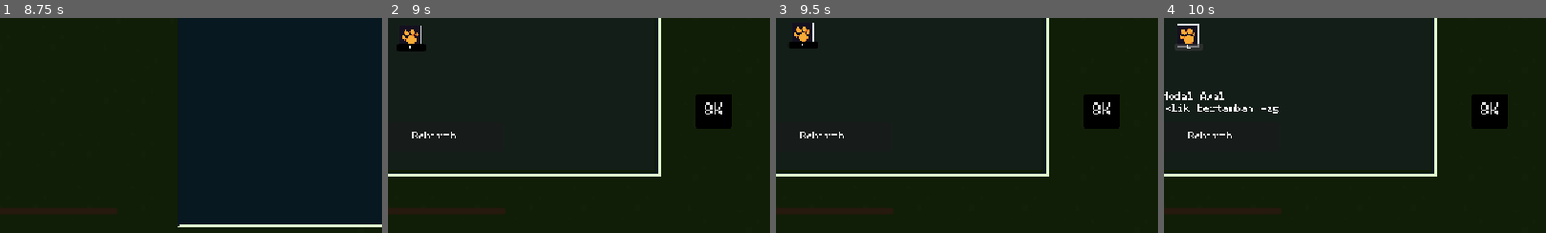
Above: before the commit, frames 1-4 (left to right).
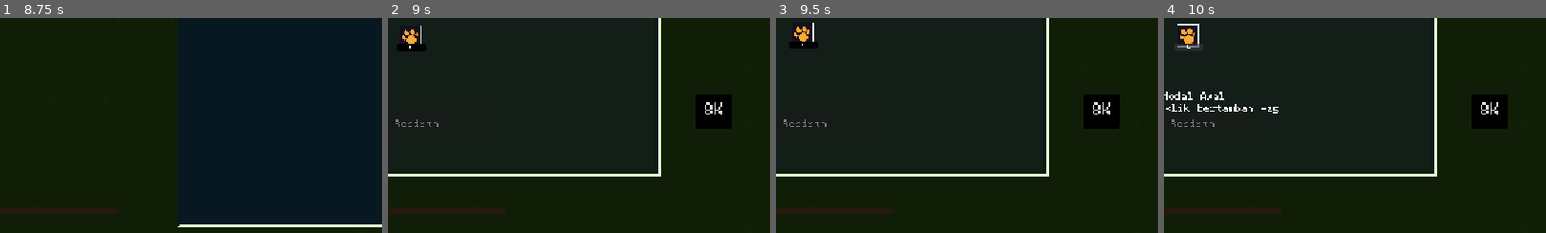
Above: after the commit, the same moments.

Repository: azizul987/Sawit-io
Game: Godot game, scene res://Scene/MainMenui.tscn
Same seed, same stepped clock (60 frames per second), same inputs: the game is played once before the commit and once after it. Sound files missing from this copy of the repository are replaced by a short silence.
Inputs (mouse positions are % of the whole screen's width and height, from its top left):
- Up to frame 1 (8.75 s): click "Mulai" at 0.5 s; tap Enter at 1.25 s; drag from (88, 82) to (80, 63) at 1.27 s; click "Tambah" at 2 s; click "Kembali" at 2.75 s; click "Mulai" at 3.5 s; drag from (85, 70) to (79, 52) at 4.27 s; move the mouse to (85, 70) at 5.02 s; hold Right (ui_right) 5.03-5.75 s; hold Q (zoom_in) 5.03-5.75 s; click (85, 70) at 5.17 s; click "Load" at 5.75 s; click "299" at 6.5 s; click "1K" at 7.25 s; click "8K" at 8 s
- Up to frame 2 (9 s): click (7, 12) at 8.75 s
- Up to frame 3 (9.5 s): no input
- Up to frame 4 (10 s): click "1" at 9.5 s
The pictures show only the part of the screen within x 46-96%, y 50-100%; the shares and areas given below are measured in that part.

Frame 1 is identical in both runs. In frame 2, 0.2% of the frame differs, in the area x 2-18%, y 47-56%; in frame 3, 0.2%; in frame 4, 0.2%.

Commit message:
add konfir button in rebitrh

Diff:
--- a/Ui/skill_tree_ui.gd
+++ b/Ui/skill_tree_ui.gd
@@ -2,6 +2,10 @@
 
 @onready var rebirth_point_label: Label = $CanvasLayer/MarginContainer/RebirthPointLabel
 @onready var deskripsi_skill_perlevel: Label = $CanvasLayer/Deskripsi_Skill_Perlevel
+@onready var rebirth_btn: Button = $CanvasLayer/Rebirth
+
+var _skill_canvas: Control
+@onready var _konfirmasi_panel: PanelContainer = $CanvasLayer/KonfirmasiPanel
 
 func _ready() -> void:
 	visibility_changed.connect(func():
@@ -14,13 +18,15 @@
 		$CanvasLayer.visible = visible
 
 	# Sambungkan signal hover dari SkiilCanvas ke label deskripsi
-	var canvas = $"SubViewportContainer/SubViewport/Skill Tree/Canvas/SkiilCanvas"
-	canvas.skill_hovered.connect(func(teks: String):
+	_skill_canvas = $"SubViewportContainer/SubViewport/Skill Tree/Canvas/SkiilCanvas"
+	_skill_canvas.skill_hovered.connect(func(teks: String):
 		deskripsi_skill_perlevel.text = teks
 	)
-	canvas.skill_unhovered.connect(func():
+	_skill_canvas.skill_unhovered.connect(func():
 		deskripsi_skill_perlevel.text = ""
 	)
+
+
 
 func eksekusi_rebirth() -> void:
 	Point.point = 1.0
@@ -47,13 +53,40 @@
 
 	get_tree().reload_current_scene()
 
+func _ada_skill_teralokasi() -> bool:
+	if _skill_canvas == null or _skill_canvas.skill_database == null:
+		return false
+	for sk in _skill_canvas.skill_database.skills:
+		if sk != null and sk.level > 0:
+			return true
+	return false
+
+func _on_rebirth_btn_pressed() -> void:
+	_konfirmasi_panel.visible = true
+
+func _on_konfirmasi_batal() -> void:
+	_konfirmasi_panel.visible = false
+
+func _on_konfirmasi_ya() -> void:
+	_konfirmasi_panel.visible = false
+	eksekusi_rebirth()
+
 func _process(delta: float) -> void:
-	rebirth_point_label.text=str(Point.rebirth_point)
+	rebirth_point_label.text = str(Point.rebirth_point)
+	rebirth_btn.disabled = not _ada_skill_teralokasi()
 
 func _input(event: InputEvent) -> void:
 	if not visible:
 		return
 	if event is InputEventMouseButton and event.pressed and event.button_index == MOUSE_BUTTON_LEFT:
+		# Kalau panel konfirmasi lagi terbuka, klik di luar panel → tutup konfirmasi
+		if _konfirmasi_panel.visible:
+			var konfirmasi_rect = _konfirmasi_panel.get_global_rect()
+			if not konfirmasi_rect.has_point(event.global_position):
+				_on_konfirmasi_batal()
+				get_viewport().set_input_as_handled()
+			return
+		# Kalau panel konfirmasi tutup, klik di luar skill tree → tutup skill tree
 		var panel_rect = $NinePatchRect.get_global_rect()
 		if not panel_rect.has_point(event.global_position):
 			_on_exit_pressed()
--- a/Ui/skill_tree_ui.tscn
+++ b/Ui/skill_tree_ui.tscn
@@ -83,10 +83,17 @@
 vertical_alignment = 1
 
 [node name="Rebirth" type="Button" parent="CanvasLayer" unique_id=1089049639]
-offset_left = 499.0
-offset_top = 480.0
-offset_right = 705.0
-offset_bottom = 525.0
+anchors_preset = 8
+anchor_left = 0.5
+anchor_top = 0.5
+anchor_right = 0.5
+anchor_bottom = 0.5
+offset_left = -103.0
+offset_top = 137.5
+offset_right = 103.0
+offset_bottom = 182.5
+grow_horizontal = 2
+grow_vertical = 2
 text = "Rebirth"
 
 [node name="Deskripsi_Skill_Perlevel" type="Label" parent="CanvasLayer" unique_id=725906494]
@@ -95,6 +102,45 @@
 offset_right = 488.0
 offset_bottom = 451.0
 horizontal_alignment = 1
+
+[node name="KonfirmasiPanel" type="PanelContainer" parent="CanvasLayer" unique_id=111000001]
+visible = false
+anchors_preset = 8
+anchor_left = 0.5
+anchor_top = 0.5
+anchor_right = 0.5
+anchor_bottom = 0.5
+offset_left = -180.0
+offset_top = -90.0
+offset_right = 180.0
+offset_bottom = 90.0
+grow_horizontal = 2
+grow_vertical = 2
+
+[node name="VBoxContainer" type="VBoxContainer" parent="CanvasLayer/KonfirmasiPanel" unique_id=111000002]
+layout_mode = 2
+theme_override_constants/separation = 16
+
+[node name="Label" type="Label" parent="CanvasLayer/KonfirmasiPanel/VBoxContainer" unique_id=111000003]
+layout_mode = 2
+theme_override_constants/outline_size = 0
+text = "Apakah kamu yakin?
+Semua progress akan direset kecuali skill."
+horizontal_alignment = 1
+autowrap_mode = 3
+
+[node name="HBoxContainer" type="HBoxContainer" parent="CanvasLayer/KonfirmasiPanel/VBoxContainer" unique_id=111000004]
+layout_mode = 2
+theme_override_constants/separation = 16
+alignment = 1
+
+[node name="BtnBatal" type="Button" parent="CanvasLayer/KonfirmasiPanel/VBoxContainer/HBoxContainer" unique_id=111000005]
+layout_mode = 2
+text = "Batal"
+
+[node name="BtnYa" type="Button" parent="CanvasLayer/KonfirmasiPanel/VBoxContainer/HBoxContainer" unique_id=111000006]
+layout_mode = 2
+text = "Ya, Rebirth!"
 
 [node name="Exit" type="TextureButton" parent="." unique_id=293348174]
 layout_mode = 1
@@ -112,5 +158,7 @@
 texture_normal = ExtResource("3_dwmuj")
 stretch_mode = 0
 
-[connection signal="pressed" from="CanvasLayer/Rebirth" to="." method="eksekusi_rebirth"]
+[connection signal="pressed" from="CanvasLayer/Rebirth" to="." method="_on_rebirth_btn_pressed"]
+[connection signal="pressed" from="CanvasLayer/KonfirmasiPanel/VBoxContainer/HBoxContainer/BtnBatal" to="." method="_on_konfirmasi_batal"]
+[connection signal="pressed" from="CanvasLayer/KonfirmasiPanel/VBoxContainer/HBoxContainer/BtnYa" to="." method="_on_konfirmasi_ya"]
 [connection signal="pressed" from="Exit" to="." method="_on_exit_pressed"]
